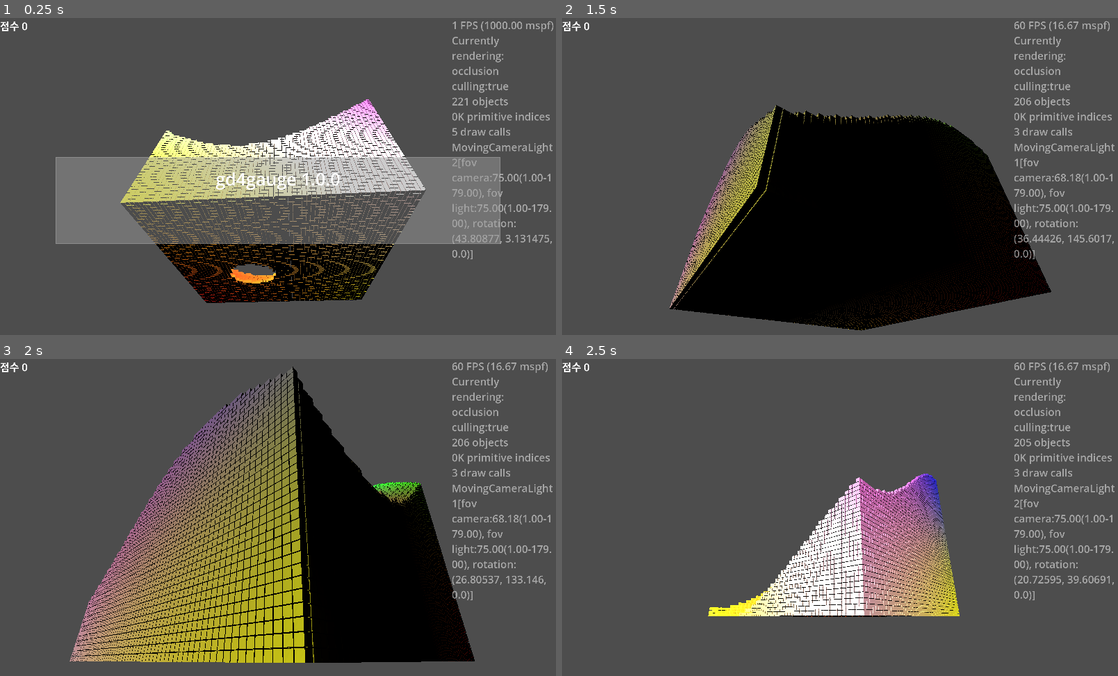
Above: before the commit, frames 1-4 (two rows, left to right).
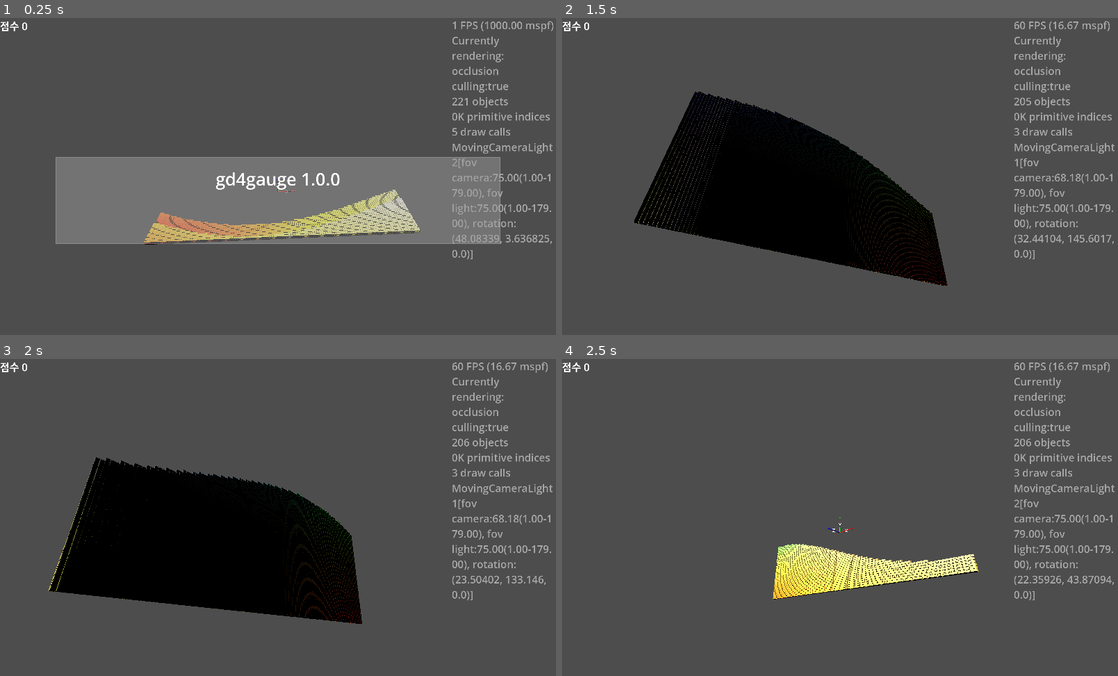
Above: after the commit, the same moments.

Repository: kasworld/gd4gauge
Game: Godot game, scene res://main.tscn
Two runs of this game, one before a commit and one after it. Both use one fixed random seed, a clock stepped at 60 frames per second and the inputs below.
Inputs (mouse positions are in pixels of both pictures, inside the frame that each line leads up to):
- Up to frame 1 (0.25 s): no input
- Up to frame 2 (1.5 s): tap Enter at 0.5, 0.6 s; move the mouse to (962, 173) at 0.52 s; click (962, 173) at 0.67 s; move the mouse to (728, 208) at 1.27 s; tap Delete at 1.35 s; click (728, 208) at 1.42 s
- Up to frame 3 (2 s): no input
- Up to frame 4 (2.5 s): move the mouse to (895, 457) at 2.02 s; tap Enter at 2.1 s; click (895, 457) at 2.17 s

The runs differ from the first frame. In frame 1, 23% of the frame differs, in the area x 21-98%, y 25-90%; in frame 2, 28%; in frame 3, 41%, in the area x 8-90%, y 2-96%; in frame 4, 12%.

Commit message:
fix animate_wave

Diff:
--- a/main.gd
+++ b/main.gd
@@ -1,6 +1,7 @@
 extends Node3D
 
-const WorldSize := Vector3(32,32,32)*2
+const WorldSize := Vector3(128,64,2)
+#const WorldSize := Vector3(32,32,32)
 const AnimationDuration := 1.0
 
 var main_animation := Animation3D.new()
--- a/main.tscn
+++ b/main.tscn
@@ -82,8 +82,6 @@
 self_modulate = Color(1, 1, 1, 0.498039)
 theme = SubResource("Theme_7mycd")
 
-[node name="DemoContainer" type="Node3D" parent="."]
-
 [node name="AxisArrow3D" parent="." instance=ExtResource("4_1bvp3")]
 
 [node name="FixedCameraLight" parent="." instance=ExtResource("8_5vw27")]
--- a/wave_gauge/wave_gauge.gd
+++ b/wave_gauge/wave_gauge.gd
@@ -47,7 +47,7 @@
 		var irate := float(i) * len1x
 		for j in count.z:
 			var jrate := float(j) * len2z
-			var bg = gauge_list[j*count.z+i]
+			var bg = gauge_list[i*count.z+j]
 			bg.set_current_rate(
 				((sin( nowspeed1 + irate ) + 1.0) / 4.0) +
 				((cos( nowspeed2 + jrate ) + 1.0) / 4.0)
